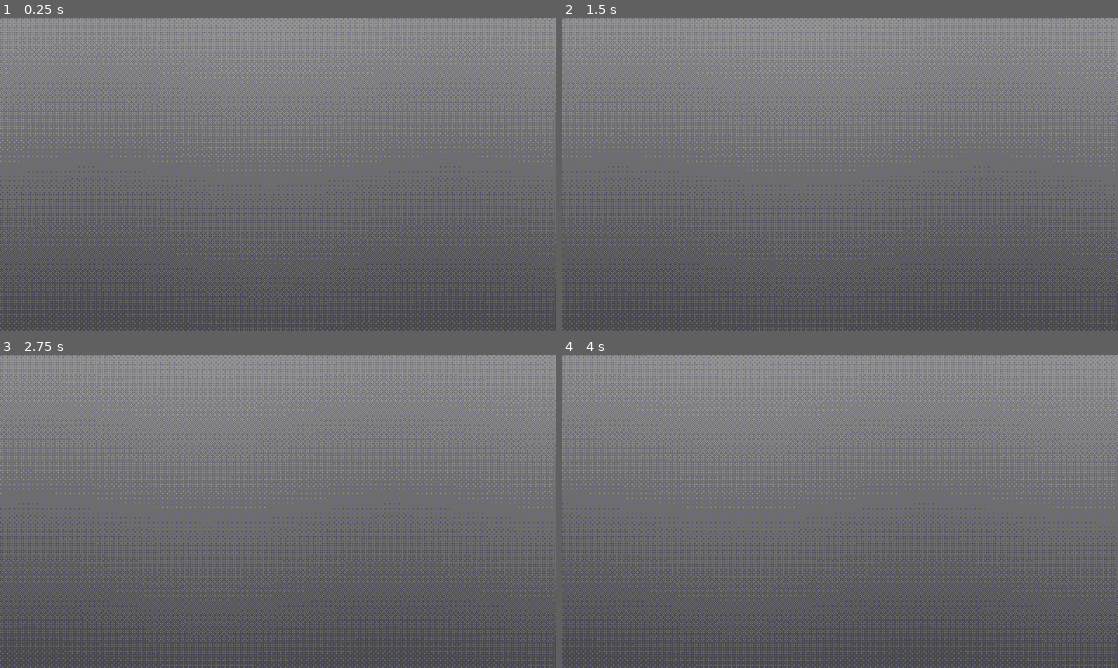
Above: before the commit, frames 1-4 (two rows, left to right).
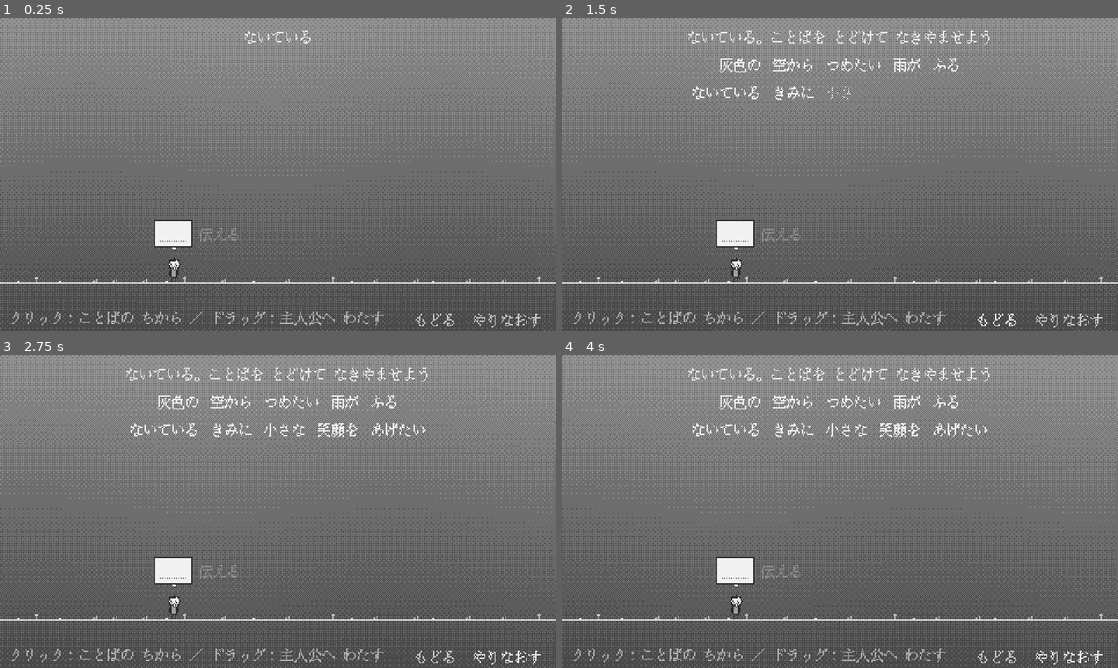
Above: after the commit, the same moments.

Repository: tmichiya/toru-3jam
Game: Godot game, scene res://scenes/main.tscn
Two runs of this game, one before a commit and one after it. Both use one fixed random seed, a clock stepped at 60 frames per second and the inputs below.
Inputs (mouse positions are in pixels of both pictures, inside the frame that each line leads up to):
- Up to frame 1 (0.25 s): no input
- Up to frame 2 (1.5 s): click (1067, 318) at 0.5 s, where only the run after the commit has a clickable "やりなおす"; click (995, 318) at 1.25 s, where only the run after the commit has a clickable "もどる"
- Up to frame 3 (2.75 s): click (505, 655) at 2 s, where only the run after the commit has a clickable "やりなおす"
- Up to frame 4 (4 s): click (995, 655) at 2.75 s, where only the run after the commit has a clickable "もどる"; click (1067, 655) at 3.5 s, where only the run after the commit has a clickable "やりなおす"

The runs differ from the first frame. In frame 1, 13% of the frame differs, in the area x 0-100%, y 0-100%; in frame 2, 13%; in frame 3, 14%; in frame 4, 14%.
Error before the commit: Parse Error: Too few arguments for "setup()" call. Expected at least 3 but received 2. (res://scripts/main.gd:19)

Commit message:
グレイスケールから色づく演出とシーン構成を追加
空・ワールド(横スクロール)・詩とUI・彩度ポストエフェクトを CanvasLayer で分け、場面が進むほど画面全体の彩度が上がる。スクリーンショット確認スクリプトも新しい流れに更新。

Co-Authored-By: Claude Opus 5.5 <noreply@anthropic.com>

Diff:
--- a/scenes/main.tscn
+++ b/scenes/main.tscn
@@ -9,9 +9,18 @@
 [ext_resource type="Script" path="res://scripts/input_ctrl.gd" id="7_input"]
 [ext_resource type="Script" path="res://scripts/ui.gd" id="8_ui"]
 [ext_resource type="Script" path="res://scripts/sfx.gd" id="9_sfx"]
+[ext_resource type="Script" path="res://scripts/ground.gd" id="10_ground"]
+[ext_resource type="Script" path="res://scripts/door.gd" id="11_door"]
+[ext_resource type="PackedScene" path="res://scenes/player.tscn" id="12_player"]
+[ext_resource type="Script" path="res://scripts/world_camera.gd" id="13_camera"]
+[ext_resource type="Script" path="res://scripts/saturation.gd" id="14_sat"]
+[ext_resource type="Shader" path="res://shaders/saturation.gdshader" id="15_satshader"]
 
 [sub_resource type="ShaderMaterial" id="ShaderMaterial_bg"]
 shader = ExtResource("4_bgshader")
+
+[sub_resource type="ShaderMaterial" id="ShaderMaterial_sat"]
+shader = ExtResource("15_satshader")
 
 [node name="Main" type="Node2D"]
 script = ExtResource("1_main")
@@ -19,23 +28,41 @@
 [node name="Game" type="Node" parent="."]
 script = ExtResource("2_game")
 
-[node name="Background" type="ColorRect" parent="."]
+[node name="BackgroundLayer" type="CanvasLayer" parent="."]
+layer = -1
+
+[node name="Background" type="ColorRect" parent="BackgroundLayer"]
 material = SubResource("ShaderMaterial_bg")
 offset_right = 480.0
 offset_bottom = 270.0
 mouse_filter = 2
 script = ExtResource("3_bg")
 
-[node name="Poem" type="Node2D" parent="."]
+[node name="World" type="Node2D" parent="."]
+
+[node name="Ground" type="Node2D" parent="World"]
+script = ExtResource("10_ground")
+
+[node name="Door" type="Node2D" parent="World"]
+script = ExtResource("11_door")
+
+[node name="Player" parent="World" instance=ExtResource("12_player")]
+
+[node name="Camera" type="Camera2D" parent="World"]
+script = ExtResource("13_camera")
+
+[node name="PoemLayer" type="CanvasLayer" parent="."]
+
+[node name="Poem" type="Node2D" parent="PoemLayer"]
 script = ExtResource("5_poem")
 
-[node name="FX" type="Node2D" parent="."]
+[node name="FX" type="Node2D" parent="PoemLayer"]
 script = ExtResource("6_fx")
 
-[node name="Input" type="Node2D" parent="."]
+[node name="Input" type="Node2D" parent="PoemLayer"]
 script = ExtResource("7_input")
 
-[node name="UI" type="Control" parent="."]
+[node name="UI" type="Control" parent="PoemLayer"]
 layout_mode = 3
 anchors_preset = 0
 offset_right = 480.0
@@ -43,5 +70,15 @@
 mouse_filter = 2
 script = ExtResource("8_ui")
 
+[node name="PostLayer" type="CanvasLayer" parent="."]
+layer = 10
+
+[node name="Saturation" type="ColorRect" parent="PostLayer"]
+material = SubResource("ShaderMaterial_sat")
+offset_right = 480.0
+offset_bottom = 270.0
+mouse_filter = 2
+script = ExtResource("14_sat")
+
 [node name="SFX" type="Node" parent="."]
 script = ExtResource("9_sfx")
--- a/scripts/door.gd
+++ b/scripts/door.gd
@@ -23,10 +23,10 @@
 
 
 func _apply() -> void:
-	var show := bool(game.stage_def().get("show_door", false)) or game.state.d["ended"]
-	if show != _shown:
-		_shown = show
-		create_tween().tween_property(self, "modulate:a", 1.0 if show else 0.0, 1.2)
+	var should_show: bool = bool(game.stage_def().get("show_door", false)) or bool(game.state.d["ended"])
+	if should_show != _shown:
+		_shown = should_show
+		create_tween().tween_property(self, "modulate:a", 1.0 if should_show else 0.0, 1.2)
 	var target := 1.0 if game.state.d["ended"] else 0.0
 	if not is_equal_approx(target, _open):
 		create_tween().tween_property(self, "_open", target, 1.5).set_delay(0.8 if target > 0.0 else 0.0)
--- a/scripts/main.gd
+++ b/scripts/main.gd
@@ -1,22 +1,35 @@
 extends Node2D
 ## 配線だけを行う。各部品は Game の signal を購読し、互いを直接は触らない。
+##  - BackgroundLayer: 空 (ディザのグラデーション、色の言葉で色が変わる)
+##  - World: 地面・扉・主人公・カメラ (横スクロール)
+##  - PoemLayer: 画面上方の詩・演出・入力・UI (スクロールしない)
+##  - PostLayer: 画面全体の彩度 (場面が進むほど色づく)
 
 const POEM_PATH := "res://data/poem.json"
 
 @onready var game: Game = $Game
-@onready var background: PoemBackground = $Background
-@onready var poem_view: PoemView = $Poem
-@onready var fx: FxLayer = $FX
-@onready var input_ctrl: InputCtrl = $Input
-@onready var ui: GameUI = $UI
+@onready var background: PoemBackground = $BackgroundLayer/Background
+@onready var ground: Ground = $World/Ground
+@onready var door: Door = $World/Door
+@onready var player: Player = $World/Player
+@onready var camera: WorldCamera = $World/Camera
+@onready var poem_view: PoemView = $PoemLayer/Poem
+@onready var fx: FxLayer = $PoemLayer/FX
+@onready var input_ctrl: InputCtrl = $PoemLayer/Input
+@onready var ui: GameUI = $PoemLayer/UI
+@onready var saturation: SaturationPost = $PostLayer/Saturation
 @onready var sfx: Sfx = $SFX
 
 
 func _ready() -> void:
 	game.load_poem(POEM_PATH)
 	background.setup(game, poem_view)
+	door.setup(game)
+	player.setup(game)
+	camera.setup(player)
 	poem_view.setup(game)
-	fx.setup(game, poem_view)
-	input_ctrl.setup(game, poem_view)
-	ui.setup(game)
+	fx.setup(game, poem_view, player)
+	input_ctrl.setup(game, poem_view, player)
+	ui.setup(game, player)
+	saturation.setup(game)
 	sfx.setup(game)
--- /dev/null
+++ b/scripts/saturation.gd
@@ -0,0 +1,33 @@
+class_name SaturationPost
+extends ColorRect
+## 画面全体の彩度を場面の進みに合わせて上げる (はじめはグレイスケール)。
+
+const FADE_TIME := 2.5
+
+var game: Game
+var _mat: ShaderMaterial
+var _value := 0.0
+
+
+func setup(g: Game) -> void:
+	game = g
+	_mat = material as ShaderMaterial
+	mouse_filter = Control.MOUSE_FILTER_IGNORE
+	g.state_changed.connect(_apply)
+	_value = _target()
+	_mat.set_shader_parameter("saturation", _value)
+
+
+func _target() -> float:
+	if game.state.d["ended"]:
+		return 1.0
+	return float(game.stage_def().get("saturation", 0.0))
+
+
+func _apply() -> void:
+	var to := _target()
+	if is_equal_approx(to, _value):
+		return
+	var from := _value
+	_value = to
+	create_tween().tween_method(func(v: float): _mat.set_shader_parameter("saturation", v), from, to, FADE_TIME)
--- /dev/null
+++ b/shaders/saturation.gdshader
@@ -0,0 +1,11 @@
+shader_type canvas_item;
+// 画面全体の彩度。0 でグレイスケール、1 で元の色。
+
+uniform sampler2D screen_texture : hint_screen_texture, filter_nearest;
+uniform float saturation : hint_range(0.0, 1.0) = 0.0;
+
+void fragment() {
+	vec3 c = texture(screen_texture, SCREEN_UV).rgb;
+	float l = dot(c, vec3(0.299, 0.587, 0.114));
+	COLOR = vec4(mix(vec3(l), c, saturation), 1.0);
+}
--- a/tests/screenshot.gd
+++ b/tests/screenshot.gd
@@ -12,33 +12,38 @@
 	var main: Node = load("res://scenes/main.tscn").instantiate()
 	root.add_child(main)
 	game = main.get_node("Game")
-	await _wait(3.5)
-	_save("start")
-	game.click(_uid("両手"))
-	game.click(_uid("風"))
-	await _wait(0.35)
-	_save("anim_hands_wind")
-	game.click(_uid("青い"))
-	await _wait(2.0)
-	_save("blue")
-	var at := _find("さらなる")
-	game.drop(_uid("言葉"), at.x, _uid("さらなる"))
 	await _wait(4.0)
-	_save("reveal")
-	game.click(_uid("鳥"))
-	await _wait(0.6)
-	_save("anim_bird")
-	game.click(_uid("朝"))
-	game.click(_uid("川"))
-	await _wait(0.6)
-	_save("anim_morning_river")
-	await _wait(2.0)
-	game.click(_uid("金色"))
-	at = _find("明るい")
-	game.drop(_uid("未来"), at.x, _uid("明るい"))
-	game.drop(_uid("きらきら"), at.x, -1)
-	await _wait(6.0)
-	_save("end")
+	_save("1_cry")
+	game.give(_uid("雨が"))
+	game.tell()
+	await _wait(0.5)
+	_save("1_cry_ng")
+	game.give(_uid("笑顔を"))
+	await _wait(0.3)
+	_save("1_cry_give")
+	game.tell()
+	await _wait(5.0)
+	_save("2_sleep")
+	game.give(_uid("やさしい"))
+	game.give(_uid("声で"))
+	game.tell()
+	await _wait(14.0)
+	_save("3_door")
+	game.click(_uid("金色の"))
+	await _wait(2.5)
+	_save("3_door_gold")
+	game.give(_uid("鍵を"))
+	game.give(_uid("さがして"))
+	game.tell()
+	await _wait(5.0)
+	_save("4_future")
+	for t in ["きらきらとした", "明るい", "未来へ"]:
+		game.give(_uid(t))
+	await _wait(0.3)
+	_save("4_future_give")
+	game.tell()
+	await _wait(8.0)
+	_save("5_end")
 	quit(0)
 
 
@@ -52,16 +57,9 @@
 	print("saved ", path)
 
 
-func _find(t: String) -> Vector2i:
-	var ls := game.state.lines()
-	for li in ls.size():
-		var ws: Array = ls[li]["words"]
-		for wi in ws.size():
-			if ws[wi]["t"] == t and not GameState.is_gap(ws[wi]):
-				return Vector2i(li, wi)
-	return Vector2i(-1, -1)
-
-
 func _uid(t: String) -> int:
-	var at := _find(t)
-	return game.state.word(at.x, at.y)["uid"]
+	for line in game.state.lines():
+		for w in line["words"]:
+			if w["t"] == t:
+				return w["uid"]
+	return -1
Not shown, added: scripts/bubble.gd.uid
Not shown, added: scripts/door.gd.uid
Not shown, added: scripts/ground.gd.uid
Not shown, added: scripts/player.gd.uid
Not shown, added: scripts/saturation.gd.uid
Not shown, added: scripts/world_camera.gd.uid
Not shown, added: shaders/saturation.gdshader.uid
